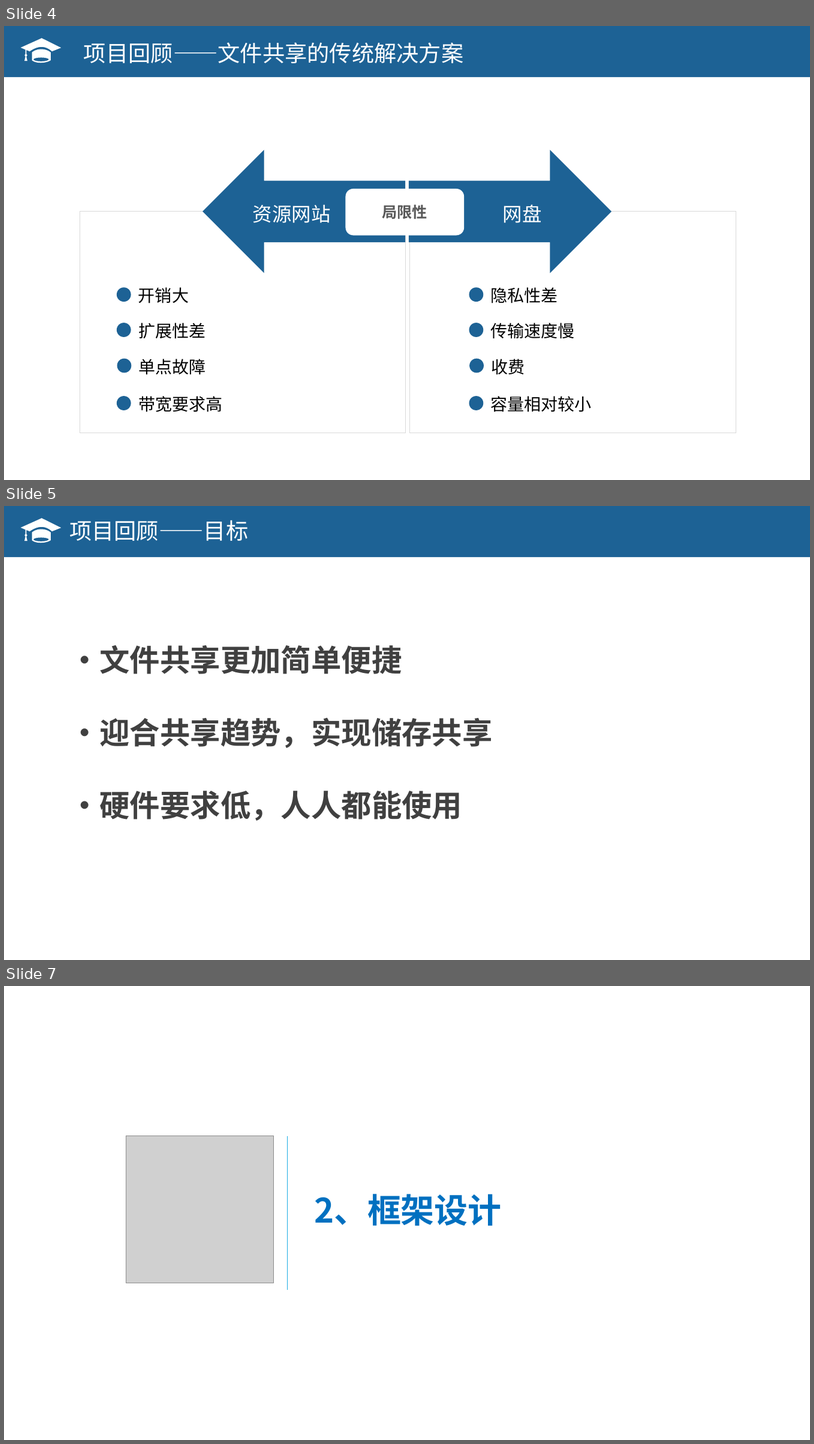
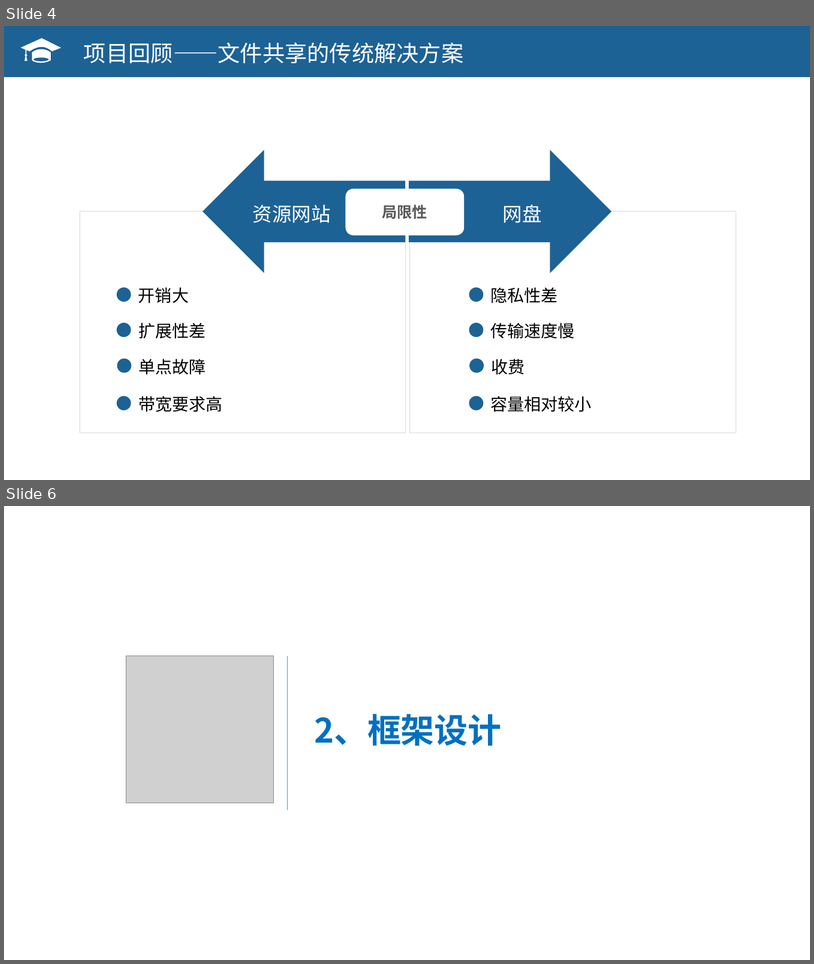
Before and after one commit to OSH-2018/X-exciting, a slide deck: new/结题报告.pptx. Shown one above the other, each under a label of ours: slides 4, 5 and 7 before the commit, slides 4 and 6 after it; the slides between them are not shown. The pictures are 814x1444 and 814x964 pixels, drawn with LibreOffice and Linux fonts; fonts in the diff are those of the drawing; grey boxes stand for pictures. Boxes give left, top, right and bottom in pixels: in the first picture for what was removed or moved away, otherwise in the second. Text is boxed around its words. In the diff, an @@ line names an element or a change of style, - is before the commit and + after.

```diff
--- a/new/结题报告.pptx
+++ b/new/结题报告.pptx
@@ slide 5 removed at [4, 506, 810, 960], background #FFFFFF @@
@@ rectangle removed at [4, 506, 810, 557] @@
@@ freeform shape removed at [21, 518, 62, 543] @@
@@ text removed at [69, 520, 248, 541] @@
-项目回顾——目标
@@ text removed at [69, 645, 493, 820] @@
-·文件共享更加简单便捷
-·迎合共享趋势，实现储存共享
-·硬件要求低，人人都能使用
@@ what was slide 7 is now slide 6 @@
```
Also in this commit, not shown: 11 slides changed, 7 slides added, 3 other slides removed.
